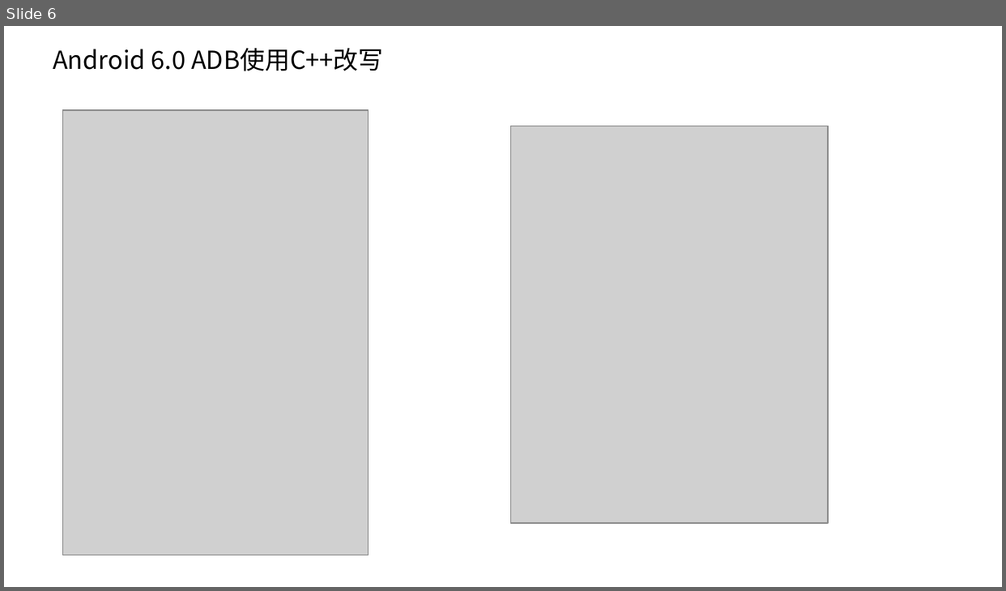
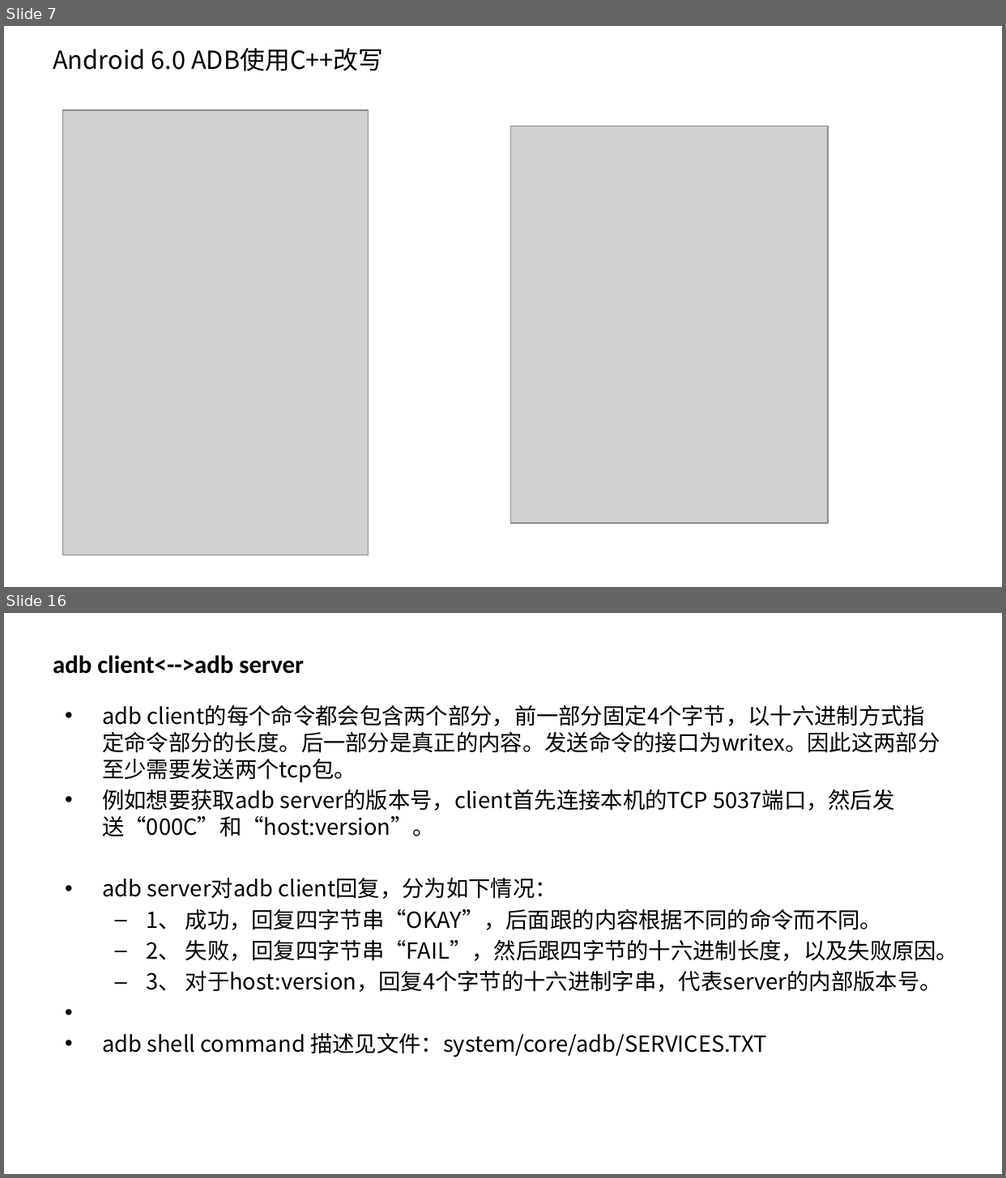
Before and after one commit to phybio/adb, a slide deck: adb.pptx. Shown one above the other, each under a label of ours: slide 6 before the commit, slides 7 and 16 after it; the slides between them are not shown. The pictures are 1006x591 and 1006x1178 pixels, drawn with LibreOffice and Linux fonts; fonts in the diff are those of the drawing; grey boxes stand for pictures; background and template pictures are left out. Boxes give left, top, right and bottom in pixels: in the first picture for what was removed or moved away, otherwise in the second. Text is boxed around its words. In the diff, an @@ line names an element or a change of style, - is before the commit and + after.

```diff
--- a/adb.pptx
+++ b/adb.pptx
@@ slide 16 added at bbox=[4, 613, 1002, 1174], background picture (left out) @@
@@ title added at bbox=[53, 655, 304, 674], 18 pt, text #000000, bold @@
+  adb client<-->adb server
@@ text added at bbox=[102, 705, 959, 1058], 16 pt, text #000000 @@
+• adb client的每个命令都会包含两个部分，前一部分固定4个字节，以十六进制方式指定命令部分的长度。后一部分是真正的内容。发送命令的接口为writex。因此这两部分至少需要发送两个tcp包。
+• 例如想要获取adb server的版本号，client首先连接本机的TCP 5037端口，然后发送“000C”和“host:version”。
+• adb server对adb client回复，分为如下情况：
+  – 1、 成功，回复四字节串“OKAY”，后面跟的内容根据不同的命令而不同。
+  – 2、 失败，回复四字节串“FAIL”，然后跟四字节的十六进制长度，以及失败原因。
+  – 3、 对于host:version，回复4个字节的十六进制字串，代表server的内部版本号。
+• adb shell command 描述见文件：system/core/adb/SERVICES.TXT
@@ what was slide 6 is now slide 7 @@
```
Also in this commit, not shown: 3 slides changed, 13 other slides added, 4 slides removed.
